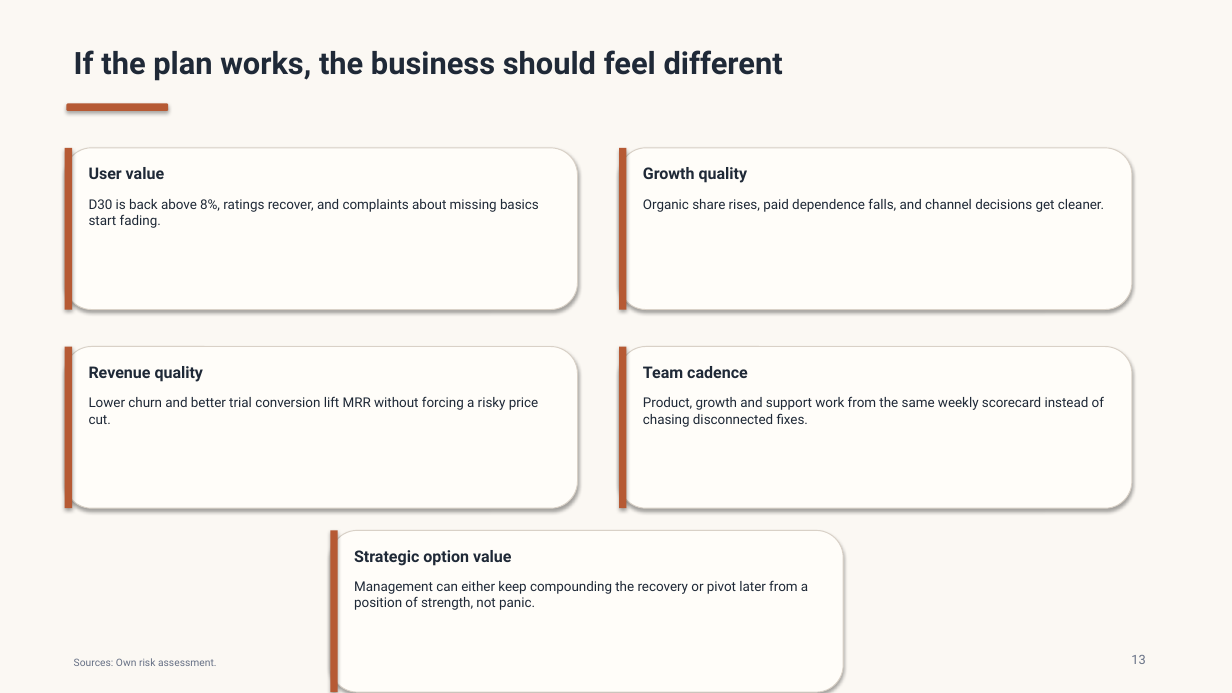
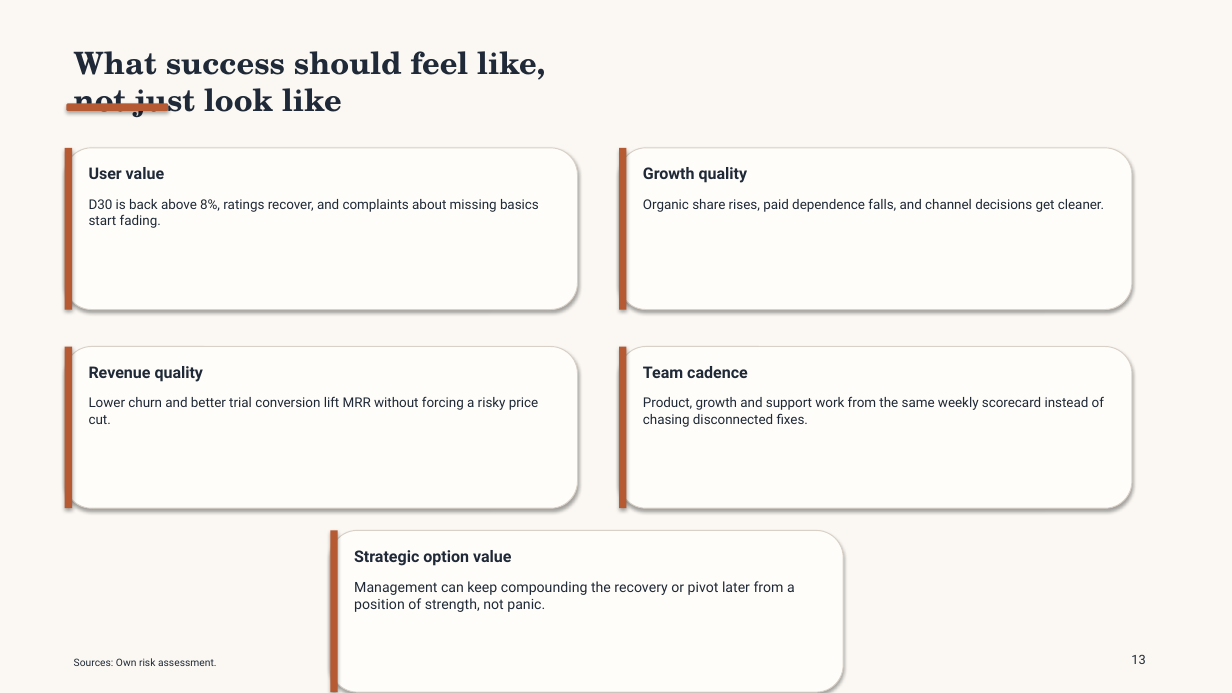
Before and after one commit to TEZv/Genesis-Academy_Strategy-Operations-School-2.0-Case-Task, a slide deck: slide 13 of deliverables/taskflow-case-presentation.pptx. Drawn at 1232x693 pixels with LibreOffice and Linux fonts; fonts in the diff are those of the drawing. Boxes give left, top, right and bottom in pixels: in the first picture for what was removed or moved away, otherwise in the second. Text is boxed around its words. In the diff, an @@ line names an element or a change of style, - is before the commit and + after.

```diff
--- a/deliverables/taskflow-case-presentation.pptx
+++ b/deliverables/taskflow-case-presentation.pptx
@@ text at [74, 51, 545, 118]: text changed; font Roboto to TeX Gyre Schola @@
-If the plan works, the business should feel different
+What success should feel like,
+not just look like
@@ text at [354, 581, 795, 612]: text changed; size 10.5 to 11 pt @@
-Management can either keep compounding the recovery or pivot later from a position of strength, not panic.
+Management can keep compounding the recovery or pivot later from a position of strength, not panic.
@@ text "Sources: Own risk assessment." at [74, 658, 216, 666]: text colour #667085 to #1F2937 @@
@@ text "13" at [1131, 654, 1145, 664]: text colour #667085 to #1F2937 @@
```
Also in this commit, not shown: 13 other slides changed, 1 other file.
